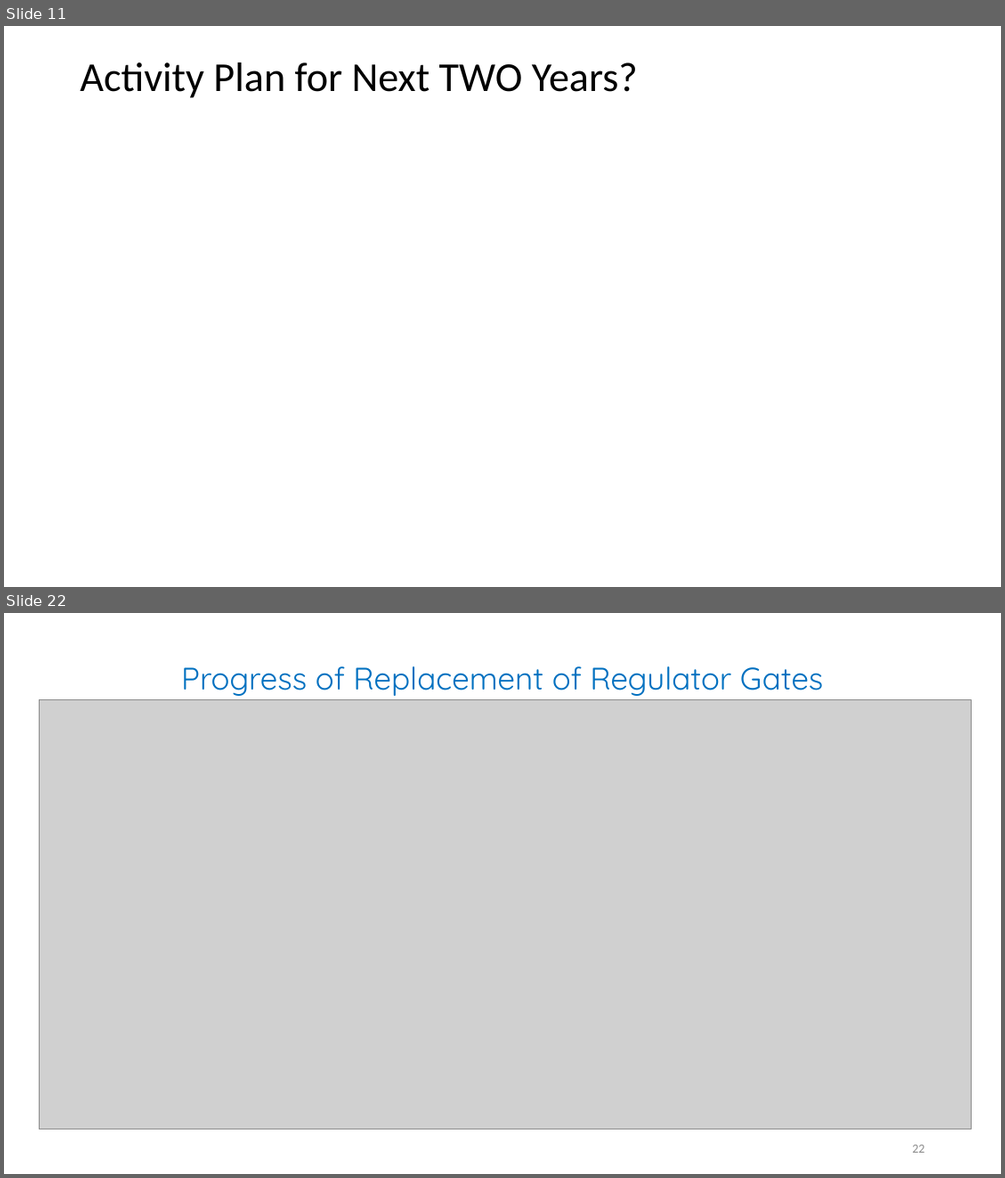
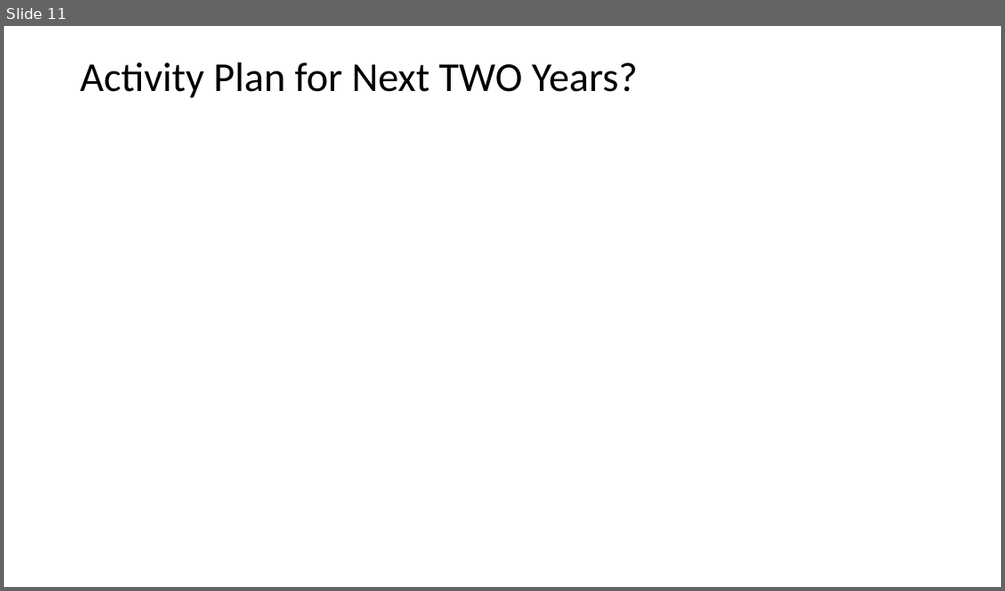
Before and after one commit to jakariapervez/cmis6, a slide deck: Civilworks cost/Work Schedule/PPT on Follow UP of JICA Meeting on 18_11_20202/Follow UP on JICA Meeting and Actions Required To Taken.pptx. Shown one above the other, each under a label of ours: slides 11 and 22 before the commit, slide 11 after it; the slides between them are not shown. The pictures are 1005x1178 and 1005x591 pixels, drawn with LibreOffice and Linux fonts; fonts in the diff are those of the drawing; grey boxes stand for pictures; background and template pictures are left out. Boxes give left, top, right and bottom in pixels: in the first picture for what was removed or moved away, otherwise in the second. Text is boxed around its words. In the diff, an @@ line names an element or a change of style, - is before the commit and + after.

```diff
--- a/Civilworks cost/Work Schedule/PPT on Follow UP of JICA Meeting on 18_11_20202/Follow UP on JICA Meeting and Actions Required To Taken.pptx
+++ b/Civilworks cost/Work Schedule/PPT on Follow UP of JICA Meeting on 18_11_20202/Follow UP on JICA Meeting and Actions Required To Taken.pptx
@@ slide 22 removed at (4, 613, 1001, 1174), background #FFFFFF @@
@@ title removed at (181, 666, 823, 696) @@
-Progress of Replacement of Regulator Gates
@@ picture removed at (39, 699, 971, 1129) @@
@@ page number removed at (912, 1144, 924, 1152) @@
-22
```
Also in this commit, not shown: 2 slides changed, 1 slide added, 10 other slides removed, 3 other files.
